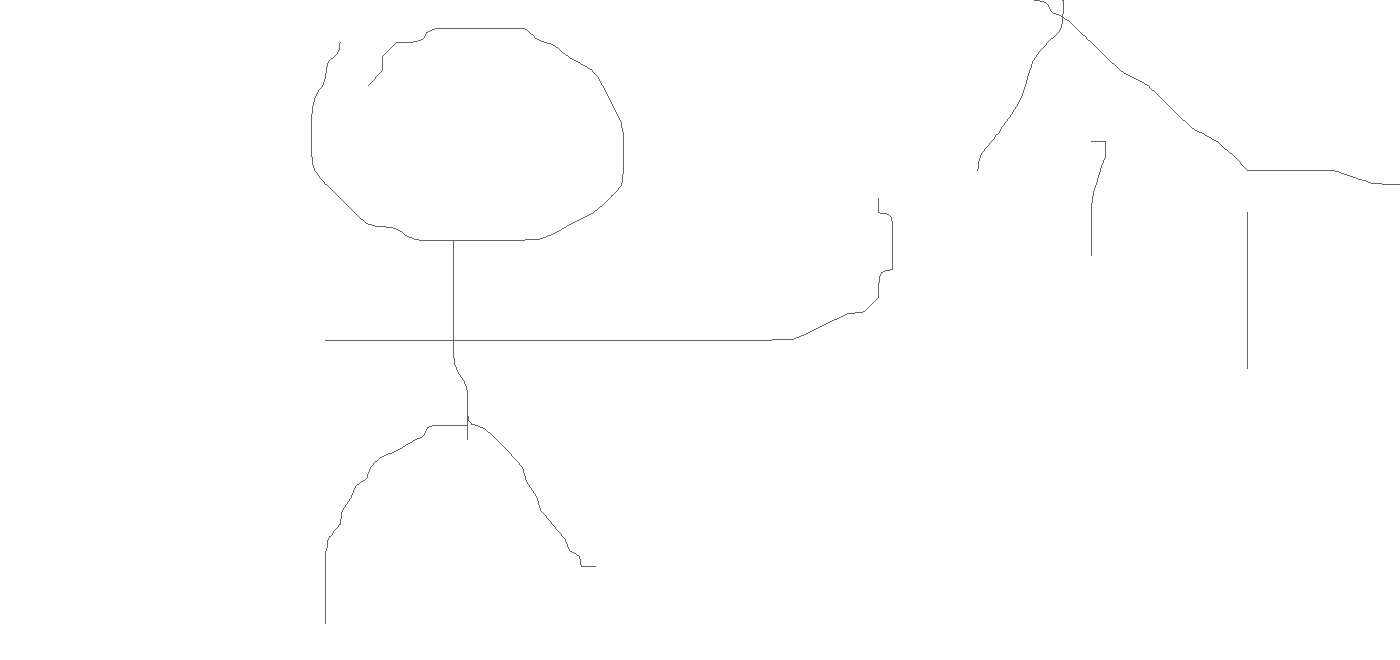
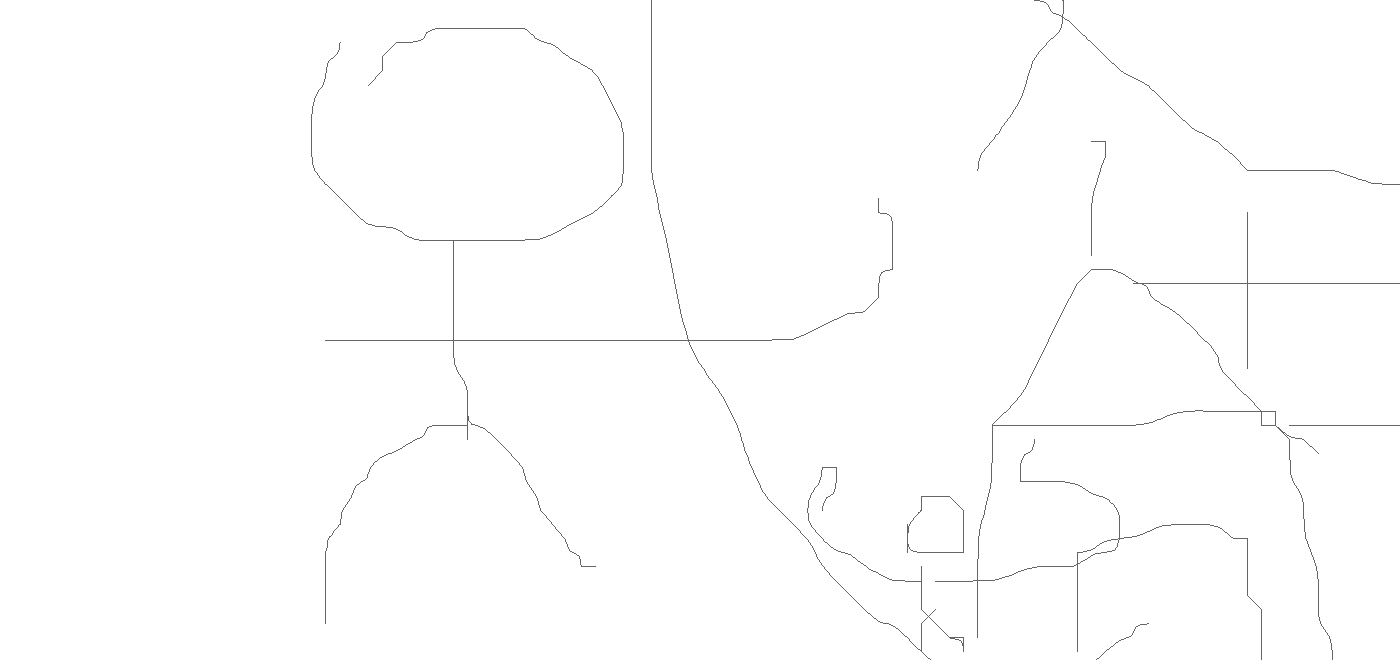
Comparing the layer stacks of the two w=1400, h=660 images. Changes:
added layer "Capa 1" above "Fondo" over [651, 0, 1400, 660]
added layer "Fondo" over [651, 0, 1400, 660]
